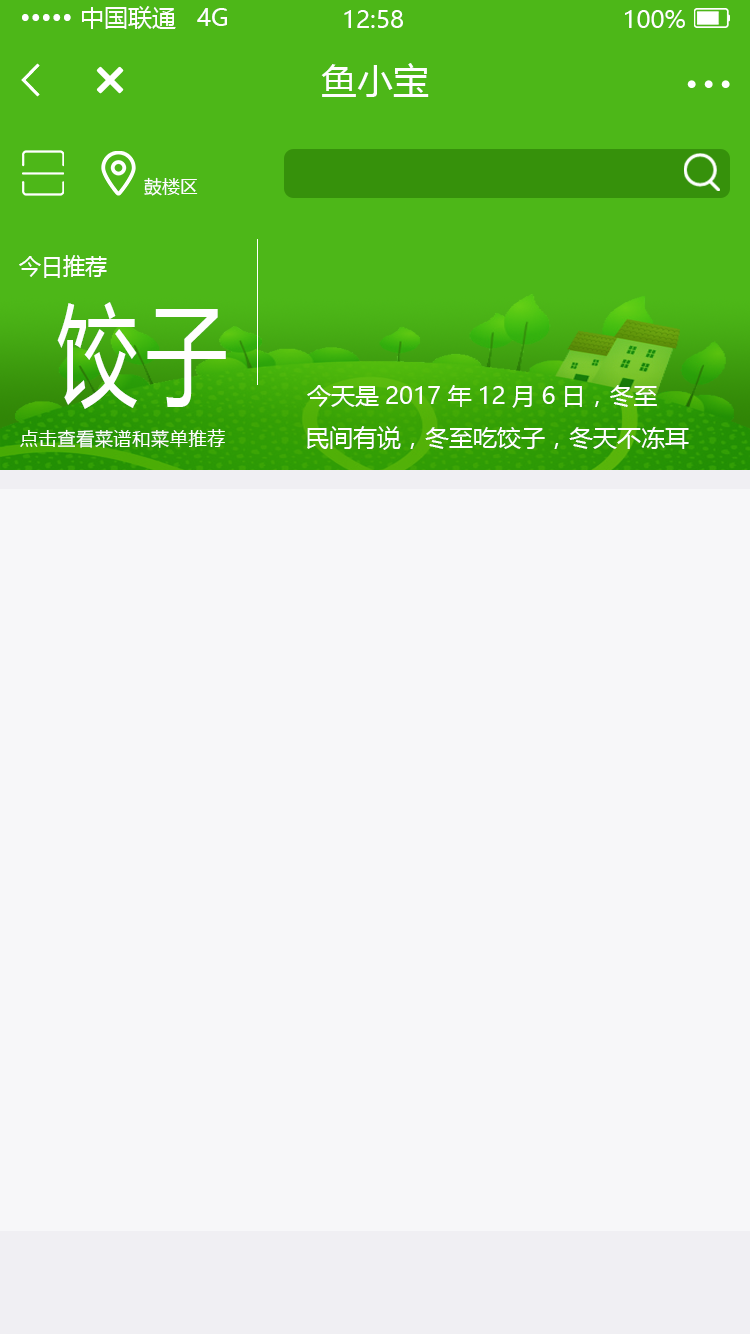
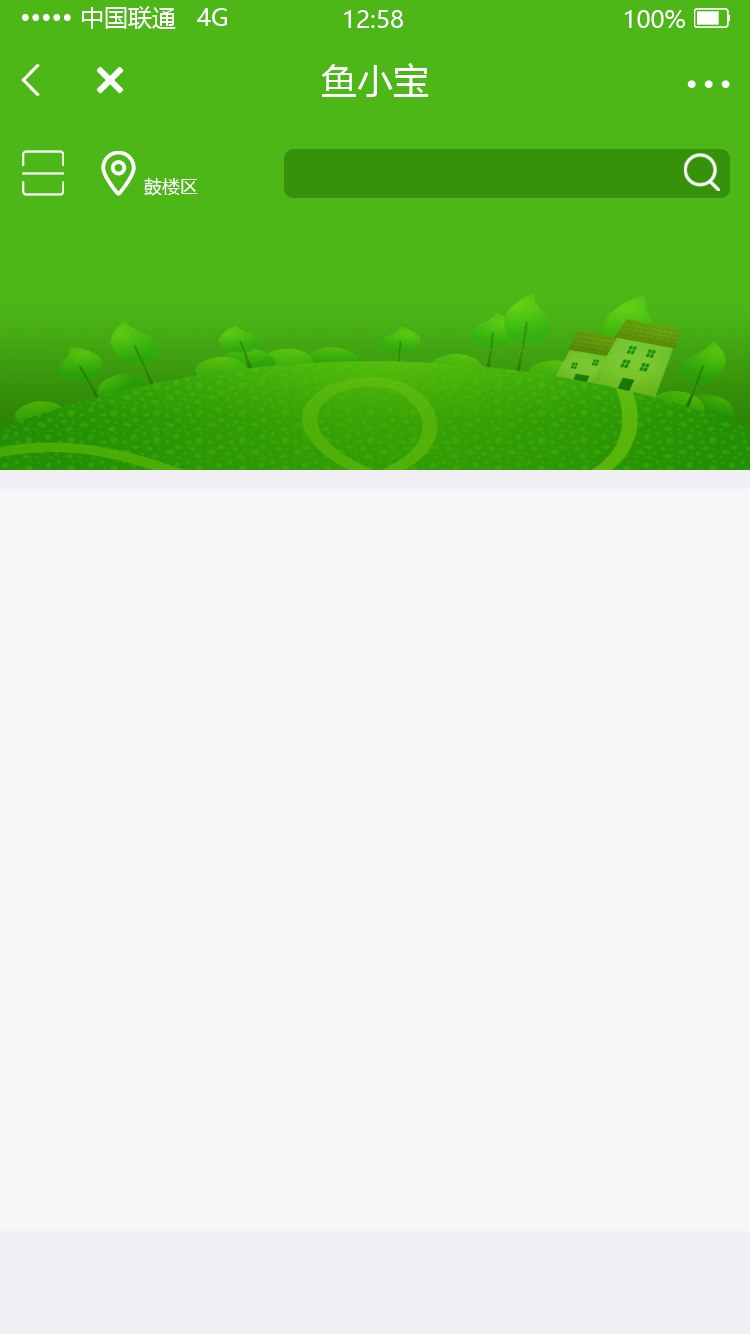
The second (750, 1334) image is a revision of the first. Changes to its layers:
hid group "top-text" (6 layers) over [19, 239, 689, 450]
